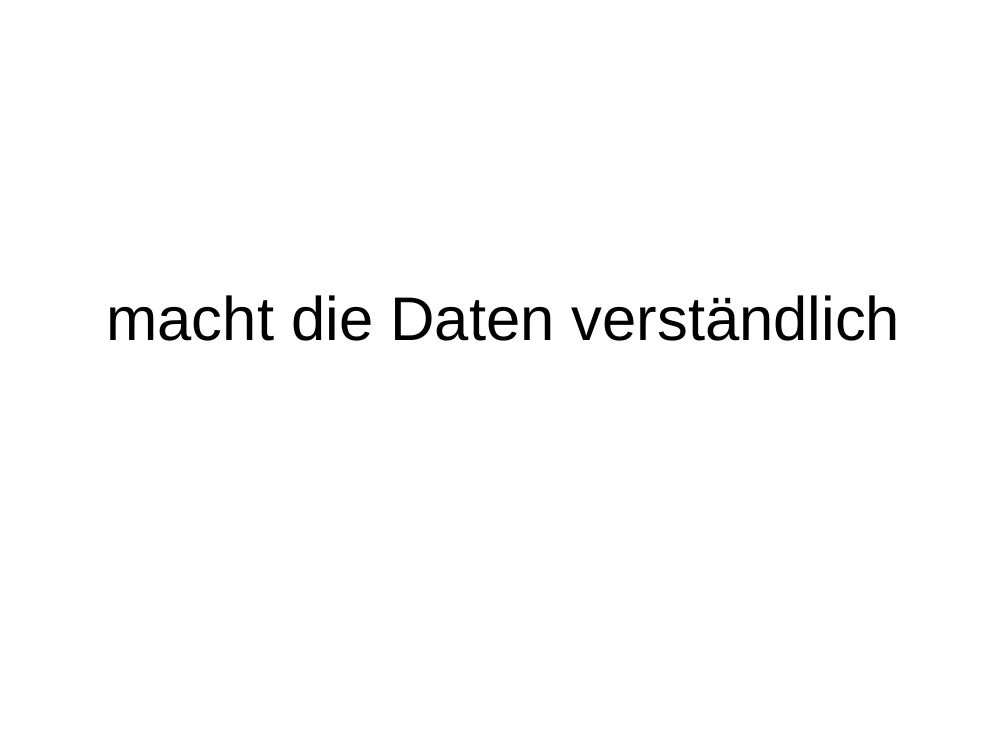
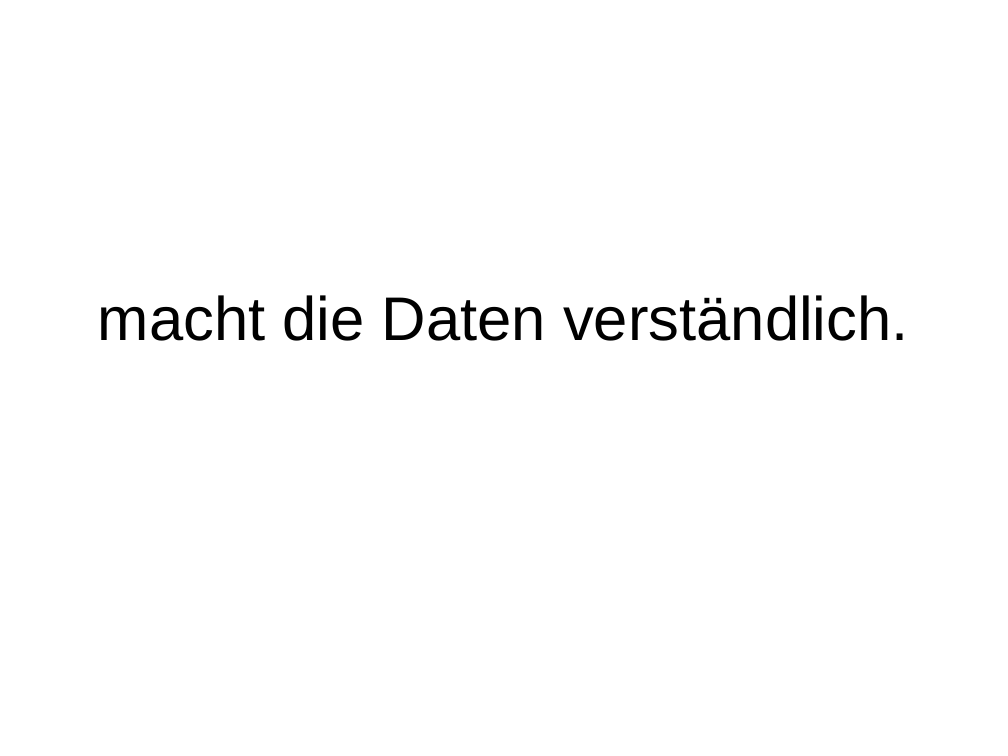
Before and after one commit to Distrotech/rrdtool, a slide deck: slide 72 of talks/rrdtoolfast/fasttalk.ppt (slide 70 before the commit). Drawn at 1008x756 pixels with LibreOffice and Linux fonts; fonts in the diff are those of the drawing. Boxes give left, top, right and bottom in pixels: in the first picture for what was removed or moved away, otherwise in the second. Text is boxed around its words. In the diff, an @@ line names an element or a change of style, - is before the commit and + after.

```diff
--- a/talks/rrdtoolfast/fasttalk.ppt
+++ b/talks/rrdtoolfast/fasttalk.ppt
@@ title at <box>98,295,909,341</box>: text changed @@
-macht die Daten verständlich
+macht die Daten verständlich.
```
Also in this commit, not shown: 33 other slides changed, 9 slides added, 3 slides removed.
